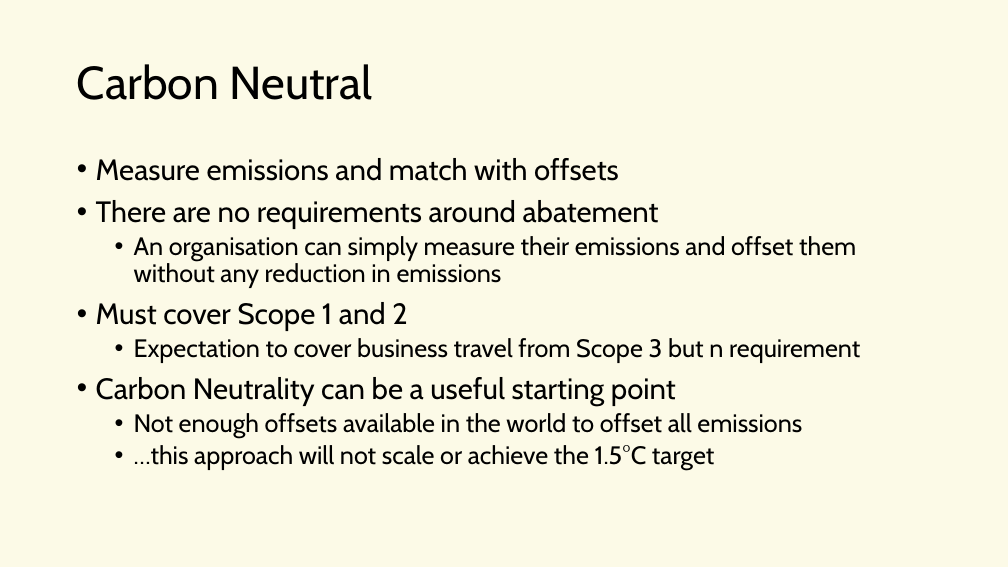
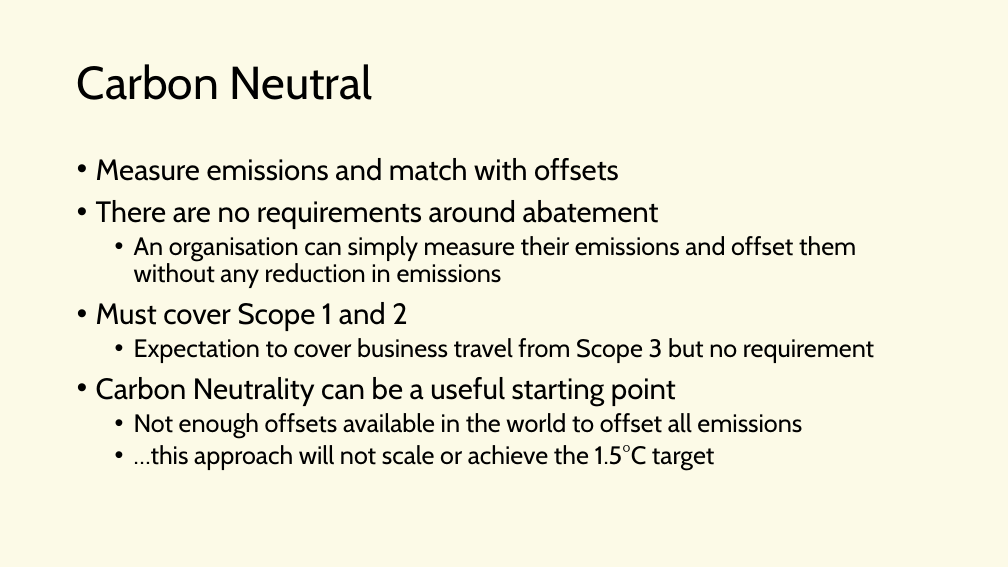
Before and after one commit to EPCCed/2026-02-26_GreenHPC_Turing, a slide deck: slide 16 of instructors/L8-reducing-emissions.pptx. Drawn at 1008x567 pixels with LibreOffice and Linux fonts; fonts in the diff are those of the drawing. Boxes give left, top, right and bottom in pixels: in the first picture for what was removed or moved away, otherwise in the second. Text is boxed around its words. In the diff, an @@ line names an element or a change of style, - is before the commit and + after.

Commit message:
Fix typos in presentations

```diff
--- a/instructors/L8-reducing-emissions.pptx
+++ b/instructors/L8-reducing-emissions.pptx
@@ text at (x1=134, y1=338, x2=874, y2=363): text changed @@
-  • Expectation to cover business travel from Scope 3 but n requirement
+  • Expectation to cover business travel from Scope 3 but no requirement
```
Also in this commit, not shown: 3 other slides changed, 6 other files.
